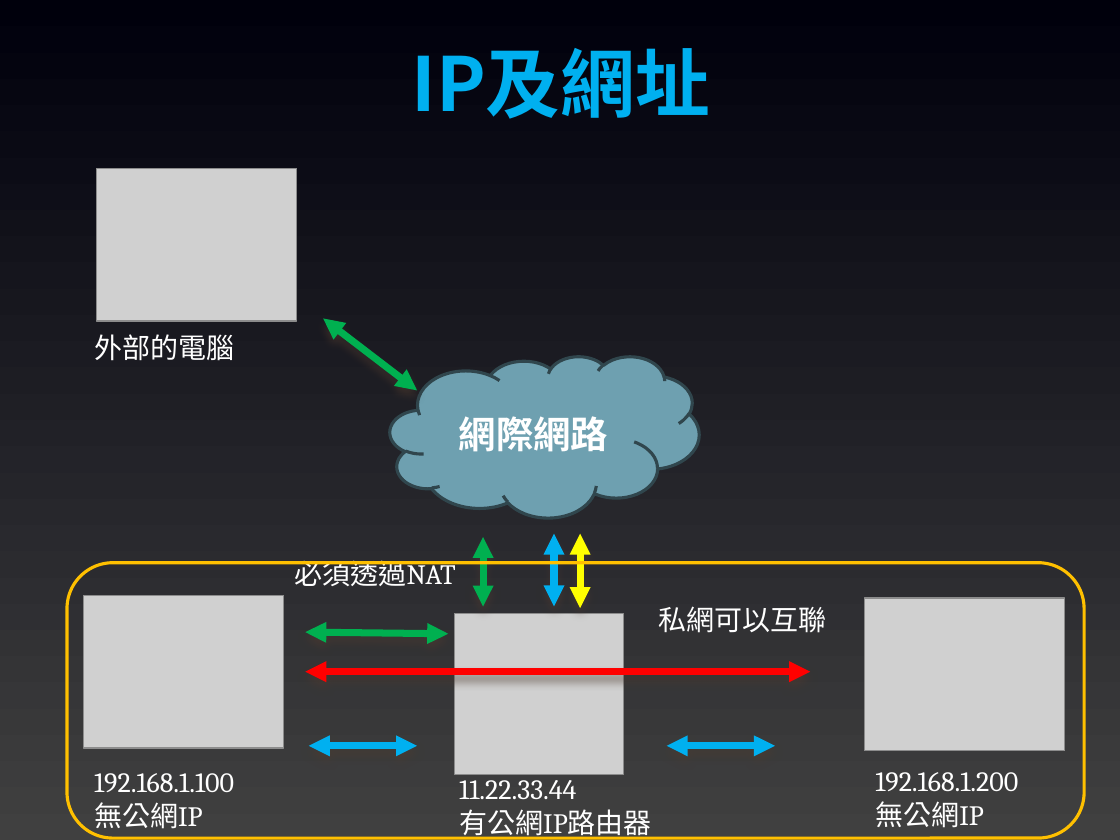
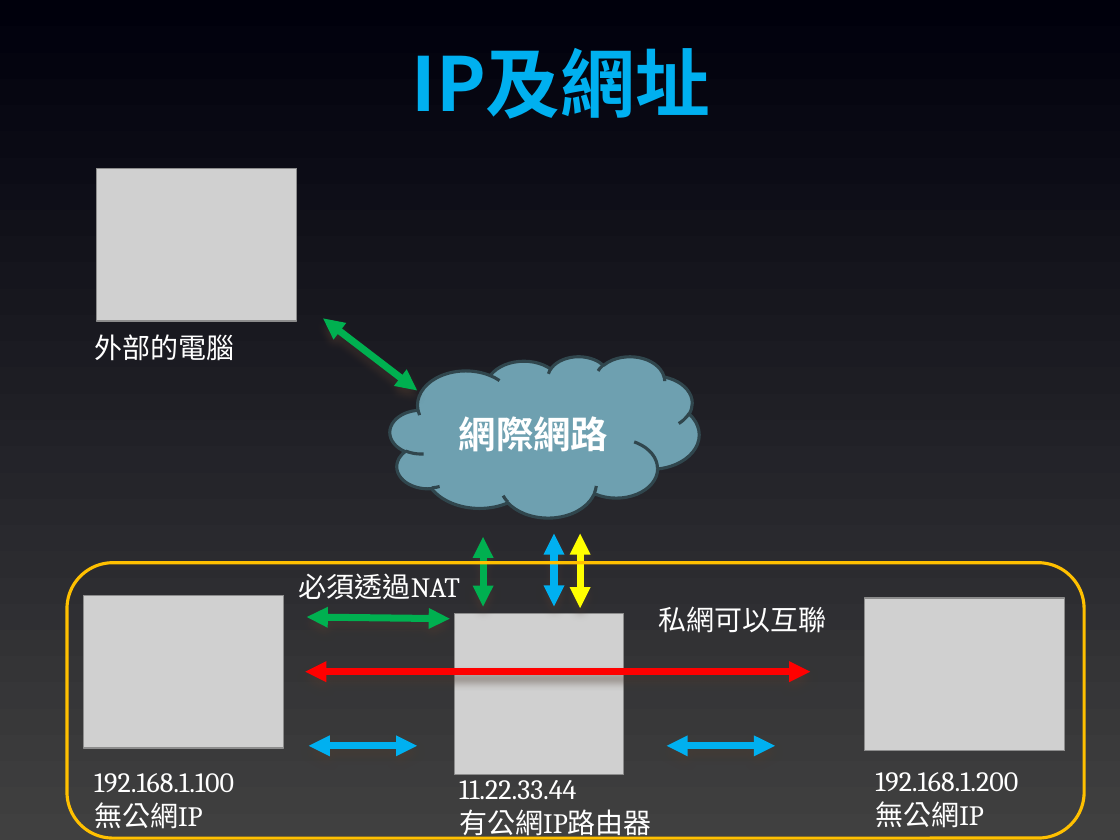
Before and after one commit to joshhu/sculinebot2024, a slide deck: slide 18 of Slides/04. ngrok、docker及OpenAI.pptx (slide 17 before the commit). Drawn at 1120x840 pixels with LibreOffice and Linux fonts; fonts in the diff are those of the drawing; grey boxes stand for pictures. Boxes give left, top, right and bottom in pixels: in the first picture for what was removed or moved away, otherwise in the second. Text is boxed around its words. In the diff, an @@ line names an element or a change of style, - is before the commit and + after.

```diff
--- a/Slides/04. ngrok、docker及OpenAI.pptx
+++ b/Slides/04. ngrok、docker及OpenAI.pptx
@@ text "必須透過NAT": place and size @@
-text "必須透過NAT" at (295, 560, 456, 586)
+text "必須透過NAT" at (299, 573, 460, 599)
@@ double arrow moved from (306, 632) - (448, 634) to (307, 617) - (450, 618) @@
```
Also in this commit, not shown: 7 other slides changed, 2 slides added, 2 other files.
